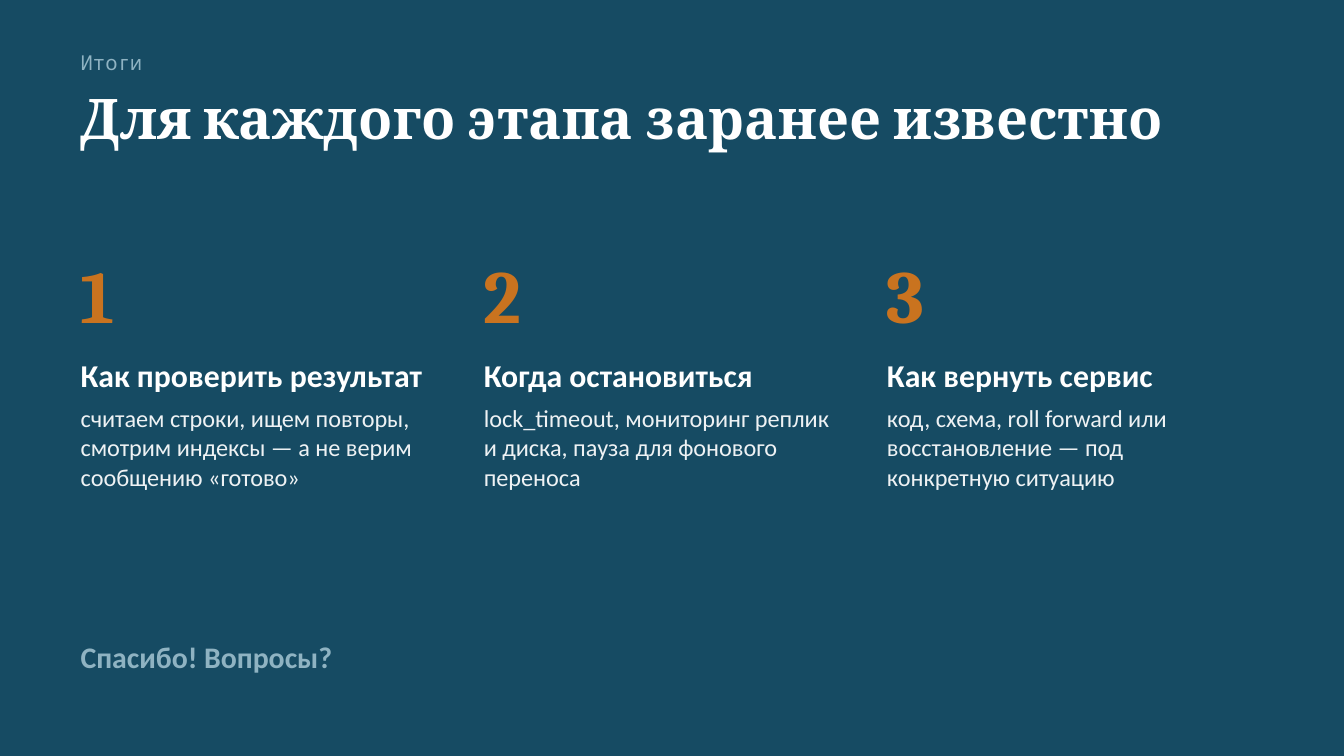
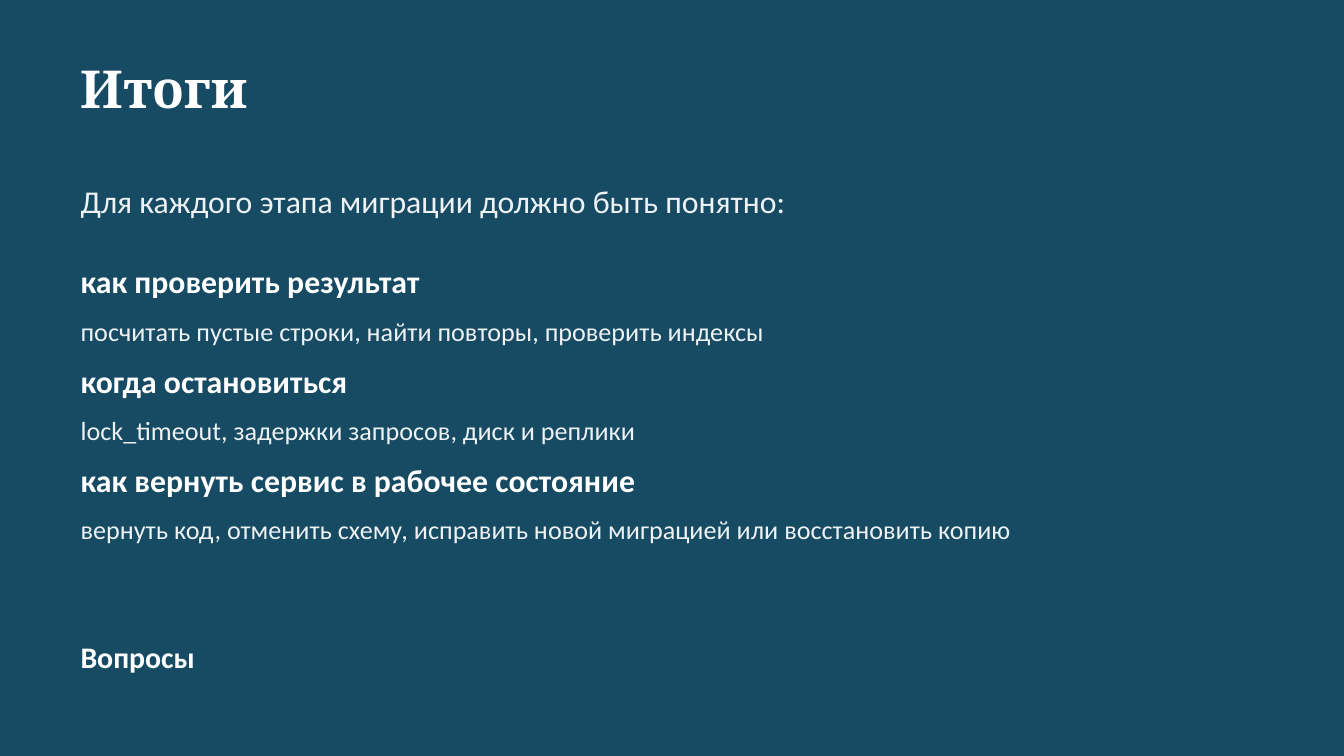
Before and after one commit to Aalerti/django-migrations-report, a slide deck: slide 19 of django_migrations_presentation.pptx (slide 20 before the commit). Drawn at 1344x756 pixels with LibreOffice and Linux fonts; fonts in the diff are those of the drawing. Boxes give left, top, right and bottom in pixels: in the first picture for what was removed or moved away, otherwise in the second. Text is boxed around its words. In the diff, an @@ line names an element or a change of style, - is before the commit and + after.

```diff
--- a/django_migrations_presentation.pptx
+++ b/django_migrations_presentation.pptx
@@ title "Итоги" moved from (x1=81, y1=55, x2=143, y2=70) to (x1=81, y1=70, x2=248, y2=109) @@
@@ title "Итоги" at (x1=81, y1=70, x2=248, y2=109): size 11 to 28 pt, font Noto Sans Mono to Cambria, text colour #8FB3C2 to #FFFFFF, bold on; less space between paragraphs; vertical alignment middle to top @@
@@ text at (x1=81, y1=191, x2=785, y2=219): text changed; size 30 to 17 pt; font Cambria to Calibri; text colour #FFFFFF to #EEF2F4; bold off @@
-Для каждого этапа заранее известно
+Для каждого этапа миграции должно быть понятно:
@@ text removed at (x1=81, y1=273, x2=115, y2=323) @@
-1
@@ text added at (x1=81, y1=277, x2=1010, y2=544), 14 pt, text #EEF2F4 @@
+как проверить результат
+посчитать пустые строки, найти повторы, проверить индексы
+когда остановиться
+lock_timeout, задержки запросов, диск и реплики
+как вернуть сервис в рабочее состояние
+вернуть код, отменить схему, исправить новой миграцией или восстановить копию
@@ text removed at (x1=484, y1=272, x2=522, y2=323) @@
-2
@@ text removed at (x1=887, y1=272, x2=925, y2=324) @@
-3
@@ text removed at (x1=81, y1=366, x2=422, y2=490) @@
-Как проверить результат
-считаем строки, ищем повторы, смотрим индексы — а не верим сообщению «готово»
@@ text removed at (x1=484, y1=366, x2=829, y2=490) @@
-Когда остановиться
-lock_timeout, мониторинг реплик и диска, пауза для фонового переноса
@@ text removed at (x1=887, y1=366, x2=1167, y2=490) @@
-Как вернуть сервис
-код, схема, roll forward или восстановление — под конкретную ситуацию
@@ text at (x1=81, y1=648, x2=195, y2=673): text changed; text colour #8FB3C2 to #FFFFFF @@
-Спасибо! Вопросы?
+Вопросы
```
Also in this commit, not shown: 17 other slides changed, 2 slides added, 3 slides removed, 1 other file.
